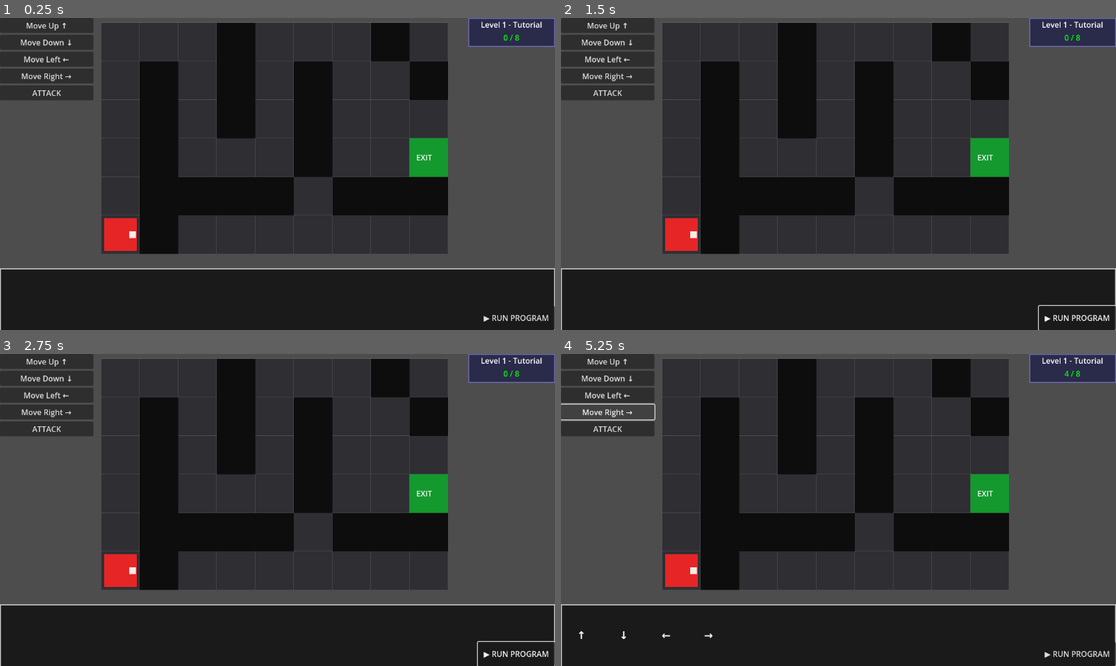
Above: before the commit, frames 1-4 (two rows, left to right).
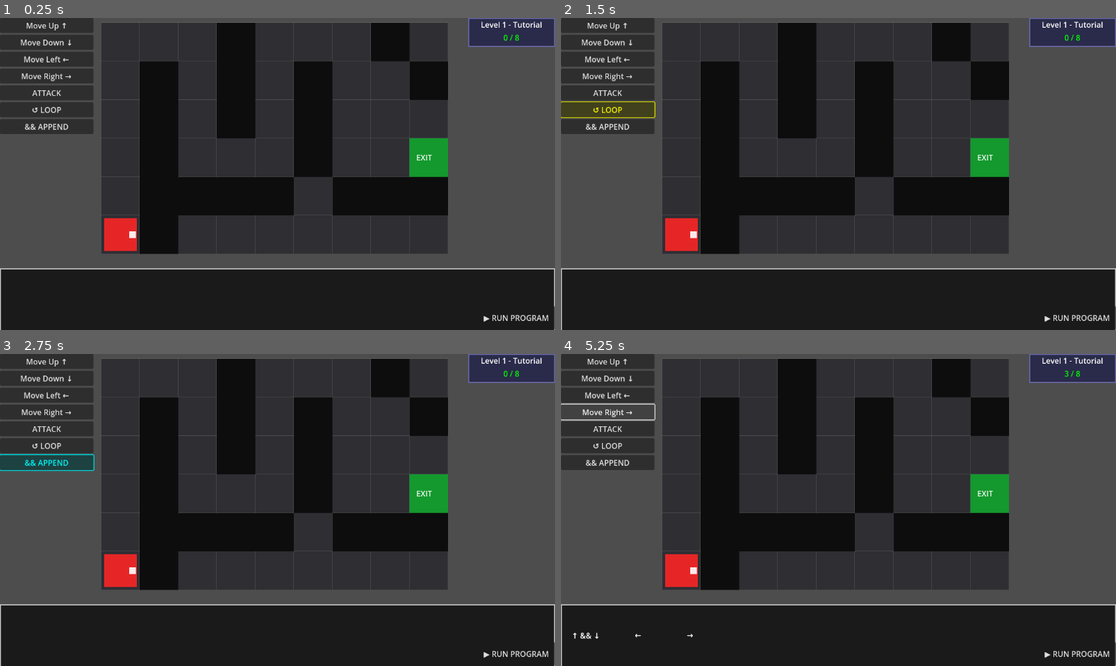
Above: after the commit, the same moments.

Repository: ca-jtsb/machine-learning
Game: Godot game, scene res://scenes/main.tscn
Two runs of this game, one before a commit and one after it. Both use one fixed random seed, a clock stepped at 60 frames per second and the inputs below.
Inputs (mouse positions are in pixels of both pictures, inside the frame that each line leads up to):
- Up to frame 1 (0.25 s): no input
- Up to frame 2 (1.5 s): click "▶ RUN PROGRAM" at 0.5 s; click (605, 108) at 1.25 s, where only the run after the commit has a clickable "↺ LOOP"
- Up to frame 3 (2.75 s): click (44, 463) at 2 s, where only the run after the commit has a clickable "&& APPEND"
- Up to frame 4 (5.25 s): click "Move Up ↑" at 2.75 s; click "Move Down ↓" at 3.5 s; click "Move Left ←" at 4.25 s; click "Move Right →" at 5 s

The runs differ from the first frame. In frame 1, 1.6% of the frame differs, in the area x 0-17%, y 26-38%; in frame 2, 1.7%; in frame 3, 1.8%, in the area x 0-100%, y 26-100%; in frame 4, 1.7%.

Commit message:
Added Loop Attack + Operational Append mechanic and updated Level 3 layout

Diff:
--- a/levels/level_3.tres
+++ b/levels/level_3.tres
@@ -13,7 +13,7 @@
 	Vector2i(1, 0), Vector2i(6, 0), Vector2i(7, 0), Vector2i(8, 0),
 	Vector2i(1, 1), Vector2i(3, 1),
 	Vector2i(1, 2), Vector2i(2, 2), Vector2i(3, 2), Vector2i(4, 2), Vector2i(5, 2), Vector2i(7, 2), Vector2i(8, 2),
-	Vector2i(1, 3), Vector2i(5, 3), Vector2i(8, 3)
+	Vector2i(1, 3), Vector2i(5, 3), Vector2i(8, 3),
 	Vector2i(0, 4), Vector2i(1, 4), Vector2i(3, 4),
 	Vector2i(1, 5), Vector2i(3, 5), Vector2i(4, 5), Vector2i(5, 5), Vector2i(6, 5), Vector2i(7, 5), Vector2i(8, 5)
 ]
--- a/scenes/main.tscn
+++ b/scenes/main.tscn
@@ -63,6 +63,14 @@
 layout_mode = 2
 text = "ATTACK"
 
+[node name="LoopButton" type="Button" parent="UI/CommandPalette"]
+layout_mode = 2
+text = "↺ LOOP"
+
+[node name="AppendButton" type="Button" parent="UI/CommandPalette"]
+layout_mode = 2
+text = "&& APPEND"
+
 [node name="WorkspacePanel" type="PanelContainer" parent="UI"]
 anchors_preset = 15
 anchor_right = 1.0
--- a/scripts/command_block.gd
+++ b/scripts/command_block.gd
@@ -6,30 +6,77 @@
 	MOVE_DOWN,
 	MOVE_LEFT,
 	MOVE_RIGHT,
-	ATTACK
+	ATTACK,
+	LOOP,    # runs loop_action x3, counts as 1 turn
+	APPEND   # runs first_action then second_action, counts as 1 turn
 }
 
-var command_type : CommandType = CommandType.MOVE_UP
+var command_type  : CommandType = CommandType.MOVE_UP
+var loop_action   : CommandType = CommandType.MOVE_UP
+var first_action  : CommandType = CommandType.MOVE_UP
+var second_action : CommandType = CommandType.MOVE_RIGHT
 
 func _init(cmd_type: CommandType = CommandType.MOVE_UP) -> void:
 	command_type        = cmd_type
-	custom_minimum_size = Vector2(80, 40)
+	custom_minimum_size = Vector2(100, 40)
 
 func _ready() -> void:
+	_update_label()
+	add_theme_color_override("font_color", Color.WHITE)
+	add_theme_font_size_override("font_size", 16)
+
+func _update_label() -> void:
 	match command_type:
 		CommandType.MOVE_UP:    text = "↑"
 		CommandType.MOVE_DOWN:  text = "↓"
 		CommandType.MOVE_LEFT:  text = "←"
 		CommandType.MOVE_RIGHT: text = "→"
 		CommandType.ATTACK:     text = "⚔"
-	add_theme_color_override("font_color", Color.WHITE)
-	add_theme_font_size_override("font_size", 22)
+		CommandType.LOOP:
+			text = "↺ %s ×3" % _symbol(loop_action)
+			add_theme_color_override("font_color", Color(1.0, 0.85, 0.2))
+		CommandType.APPEND:
+			text = "%s && %s" % [_symbol(first_action), _symbol(second_action)]
+			add_theme_color_override("font_color", Color(0.4, 0.9, 1.0))
 
-# Node instead of Robot type — avoids dependency on class_name
-func execute(robot: Node) -> void:
+func _symbol(t: CommandType) -> String:
+	match t:
+		CommandType.MOVE_UP:    return "↑"
+		CommandType.MOVE_DOWN:  return "↓"
+		CommandType.MOVE_LEFT:  return "←"
+		CommandType.MOVE_RIGHT: return "→"
+		CommandType.ATTACK:     return "⚔"
+	return "?"
+
+# ── Execution ──────────────────────────────────────────────────────────────────
+# Basic commands call the public robot methods which emit action_completed.
+# LOOP and APPEND call the _silent versions so sub-actions don't fire the signal,
+# then emit action_completed exactly once at the end.
+func execute(robot: Robot) -> void:
 	match command_type:
 		CommandType.MOVE_UP:    await robot.move_up()
 		CommandType.MOVE_DOWN:  await robot.move_down()
 		CommandType.MOVE_LEFT:  await robot.move_left()
 		CommandType.MOVE_RIGHT: await robot.move_right()
 		CommandType.ATTACK:     await robot.attack()
+
+		CommandType.LOOP:
+			# Run the sub-action 3 times silently, then signal once
+			for _i in 3:
+				await _run_silent(robot, loop_action)
+			robot.action_completed.emit()
+
+		CommandType.APPEND:
+			# Run both sub-actions silently, then signal once
+			await _run_silent(robot, first_action)
+			await _run_silent(robot, second_action)
+			robot.action_completed.emit()
+
+## Calls the silent (no-signal) version of each robot action.
+func _run_silent(robot: Robot, t: CommandType) -> void:
+	match t:
+		CommandType.MOVE_UP:    await robot.move_up_silent()
+		CommandType.MOVE_DOWN:  await robot.move_down_silent()
+		CommandType.MOVE_LEFT:  await robot.move_left_silent()
+		CommandType.MOVE_RIGHT: await robot.move_right_silent()
+		CommandType.ATTACK:     await robot.attack_silent()
--- a/scripts/main.gd
+++ b/scripts/main.gd
@@ -12,6 +12,8 @@
 @onready var btn_left   : Button = $UI/CommandPalette/LeftButton
 @onready var btn_right  : Button = $UI/CommandPalette/RightButton
 @onready var btn_attack : Button = $UI/CommandPalette/AttackButton
+@onready var btn_loop   : Button = $UI/CommandPalette/LoopButton    # add in editor
+@onready var btn_append : Button = $UI/CommandPalette/AppendButton  # add in editor
 
 @export var levels : Array[String] = [
 	"res://levels/level_1.tres",
@@ -25,18 +27,27 @@
 var current_command_index : int  = 0
 var total_actions_taken   : int  = 0
 var max_actions           : int  = 8
-var _level_complete       : bool = false  # set true only when portal reached
+var _level_complete       : bool = false
+
+# ── Pending modifier state ─────────────────────────────────────────────────────
+enum PendingMode { NONE, LOOP, APPEND_FIRST, APPEND_SECOND }
+var _pending_mode        : PendingMode = PendingMode.NONE
+var _pending_first_action : CommandBlock.CommandType = CommandBlock.CommandType.MOVE_UP
 
 func _ready() -> void:
-	# Remove leftover Sprite2D from Robot if present
 	var spr = robot.get_node_or_null("Sprite2D")
 	if spr: spr.queue_free()
 
-	btn_up.pressed.connect(func():     _add_cmd(CommandBlock.CommandType.MOVE_UP))
-	btn_down.pressed.connect(func():   _add_cmd(CommandBlock.CommandType.MOVE_DOWN))
-	btn_left.pressed.connect(func():   _add_cmd(CommandBlock.CommandType.MOVE_LEFT))
-	btn_right.pressed.connect(func():  _add_cmd(CommandBlock.CommandType.MOVE_RIGHT))
-	btn_attack.pressed.connect(func(): _add_cmd(CommandBlock.CommandType.ATTACK))
+	# Basic commands
+	btn_up.pressed.connect(func():     _on_basic_pressed(CommandBlock.CommandType.MOVE_UP))
+	btn_down.pressed.connect(func():   _on_basic_pressed(CommandBlock.CommandType.MOVE_DOWN))
+	btn_left.pressed.connect(func():   _on_basic_pressed(CommandBlock.CommandType.MOVE_LEFT))
+	btn_right.pressed.connect(func():  _on_basic_pressed(CommandBlock.CommandType.MOVE_RIGHT))
+	btn_attack.pressed.connect(func(): _on_basic_pressed(CommandBlock.CommandType.ATTACK))
+
+	# Modifier buttons
+	btn_loop.pressed.connect(_on_loop_pressed)
+	btn_append.pressed.connect(_on_append_pressed)
 
 	run_button.pressed.connect(_on_run_pressed)
 	robot.action_completed.connect(_on_action_completed)
@@ -45,6 +56,83 @@
 
 	_load_level(current_level_index)
 
+# ── Modifier button handlers ───────────────────────────────────────────────────
+
+## LOOP button pressed — wait for the user to pick an action next
+func _on_loop_pressed() -> void:
+	if is_executing: return
+	_pending_mode = PendingMode.LOOP
+	_set_palette_hint("Pick action to loop ×3…")
+
+## APPEND (&&) button pressed — wait for first action
+func _on_append_pressed() -> void:
+	if is_executing: return
+	_pending_mode = PendingMode.APPEND_FIRST
+	_set_palette_hint("Pick FIRST action…")
+
+## Any basic command button pressed — routes through pending state machine
+func _on_basic_pressed(cmd_type: CommandBlock.CommandType) -> void:
+	if is_executing: return
+
+	match _pending_mode:
+		PendingMode.NONE:
+			# Normal add
+			_add_basic_cmd(cmd_type)
+
+		PendingMode.LOOP:
+			# Create a LOOP block with this action
+			var block := CommandBlock.new(CommandBlock.CommandType.LOOP)
+			block.loop_action = cmd_type
+			_finalise_block(block)
+			_pending_mode = PendingMode.NONE
+			_clear_palette_hint()
+
+		PendingMode.APPEND_FIRST:
+			# Store first action, wait for second
+			_pending_first_action = cmd_type
+			_pending_mode         = PendingMode.APPEND_SECOND
+			_set_palette_hint("Pick SECOND action…")
+
+		PendingMode.APPEND_SECOND:
+			# Create an APPEND block with both actions
+			var block := CommandBlock.new(CommandBlock.CommandType.APPEND)
+			block.first_action  = _pending_first_action
+			block.second_action = cmd_type
+			_finalise_block(block)
+			_pending_mode = PendingMode.NONE
+			_clear_palette_hint()
+
+## Finalise any CommandBlock and add it to the workspace
+func _finalise_block(block: CommandBlock) -> void:
+	if command_blocks.size() >= max_actions:
+		block.queue_free()
+		_flash_error()
+		return
+	workspace.add_child(block)
+	command_blocks.append(block)
+	block.gui_input.connect(func(event: InputEvent):
+		if event is InputEventMouseButton and event.button_index == MOUSE_BUTTON_RIGHT and event.pressed:
+			_remove_cmd(block))
+	_update_counter()
+
+func _add_basic_cmd(cmd_type: CommandBlock.CommandType) -> void:
+	var block := CommandBlock.new(cmd_type)
+	_finalise_block(block)
+
+# ── Palette hint label (optional — shown if you have a HintLabel node) ─────────
+func _set_palette_hint(msg: String) -> void:
+	var lbl = get_node_or_null("UI/CommandPalette/HintLabel")
+	if lbl: lbl.text = msg
+	# Also highlight the modifier buttons so the player knows a mode is active
+	btn_loop.modulate   = Color.YELLOW if _pending_mode == PendingMode.LOOP else Color.WHITE
+	btn_append.modulate = Color.CYAN   if _pending_mode in [PendingMode.APPEND_FIRST, PendingMode.APPEND_SECOND] else Color.WHITE
+
+func _clear_palette_hint() -> void:
+	var lbl = get_node_or_null("UI/CommandPalette/HintLabel")
+	if lbl: lbl.text = ""
+	btn_loop.modulate   = Color.WHITE
+	btn_append.modulate = Color.WHITE
+
 # ── Level loading ──────────────────────────────────────────────────────────────
 func _load_level(index: int) -> void:
 	if index >= levels.size():
@@ -54,34 +142,24 @@
 	if data == null:
 		push_error("Could not load: " + levels[index])
 		return
-	max_actions      = data.action_limit
-	_level_complete  = false
+	max_actions     = data.action_limit
+	_level_complete = false
 	block_manager.load_level(data)
 	robot.reset_to(data.player_start)
 	_clear_commands()
+	_pending_mode         = PendingMode.NONE
 	total_actions_taken   = 0
 	current_command_index = 0
 	is_executing          = false
 	run_button.disabled   = false
 	if title_label: title_label.text = data.level_name
 	_update_counter()
+	_clear_palette_hint()
 
 func _reload_current_level() -> void:
 	_load_level(current_level_index)
 
 # ── Commands ───────────────────────────────────────────────────────────────────
-func _add_cmd(cmd_type: CommandBlock.CommandType) -> void:
-	if command_blocks.size() >= max_actions:
-		_flash_error()
-		return
-	var block := CommandBlock.new(cmd_type)
-	workspace.add_child(block)
-	command_blocks.append(block)
-	block.gui_input.connect(func(event: InputEvent):
-		if event is InputEventMouseButton and event.button_index == MOUSE_BUTTON_RIGHT and event.pressed:
-			_remove_cmd(block))
-	_update_counter()
-
 func _remove_cmd(block: CommandBlock) -> void:
 	command_blocks.erase(block)
 	workspace.remove_child(block)
@@ -96,6 +174,9 @@
 # ── Execution ──────────────────────────────────────────────────────────────────
 func _on_run_pressed() -> void:
 	if is_executing or command_blocks.is_empty(): return
+	# Cancel any pending modifier
+	_pending_mode = PendingMode.NONE
+	_clear_palette_hint()
 	is_executing          = true
 	_level_complete       = false
 	current_command_index = 0
@@ -119,16 +200,12 @@
 	await get_tree().create_timer(0.15).timeout
 	_execute_next()
 
-## Called when all commands have been executed.
 func _on_program_finished() -> void:
 	is_executing = false
 	_clear_highlights()
-
 	if _level_complete:
-		# Portal was reached — already handled by _on_level_complete
-		return
-
-	# Robot ran out of commands without reaching the exit — reset
+		return
+	# Failed — didn't reach exit
 	_show_failure_flash()
 	await get_tree().create_timer(1.0).timeout
 	_reload_current_level()
@@ -145,18 +222,13 @@
 func _show_win_screen() -> void:
 	print("ALL LEVELS COMPLETE!")
 
-# ── Failure flash ──────────────────────────────────────────────────────────────
 func _show_failure_flash() -> void:
-	# Flash the action counter red to signal failure
 	if count_label:
 		count_label.add_theme_color_override("font_color", Color.RED)
 		count_label.text = "RESET!"
-	# Briefly flash each command block red
-	for cmd in command_blocks:
-		cmd.modulate = Color.RED
+	for cmd in command_blocks: cmd.modulate = Color.RED
 	await get_tree().create_timer(0.4).timeout
-	for cmd in command_blocks:
-		cmd.modulate = Color.WHITE
+	for cmd in command_blocks: cmd.modulate = Color.WHITE
 
 # ── UI helpers ─────────────────────────────────────────────────────────────────
 func _highlight(cmd: CommandBlock) -> void:
--- a/scripts/robot.gd
+++ b/scripts/robot.gd
@@ -33,7 +33,6 @@
 	_body_rect.position = Vector2(6, 6)
 	_body_rect.color    = Color(0.9, 0.15, 0.15)
 	add_child(_body_rect)
-
 	_dir_indicator          = ColorRect.new()
 	_dir_indicator.size     = Vector2(14, 14)
 	_dir_indicator.color    = Color(1, 1, 1, 0.9)
@@ -57,22 +56,26 @@
 			position  = target_position
 			is_moving = false
 
-func move_up()    -> void: await _slide(Direction.UP)
-func move_down()  -> void: await _slide(Direction.DOWN)
-func move_left()  -> void: await _slide(Direction.LEFT)
-func move_right() -> void: await _slide(Direction.RIGHT)
+# ── Public API — these emit action_completed (used by basic commands) ──────────
+func move_up()    -> void: await _slide(Direction.UP);    action_completed.emit()
+func move_down()  -> void: await _slide(Direction.DOWN);  action_completed.emit()
+func move_left()  -> void: await _slide(Direction.LEFT);  action_completed.emit()
+func move_right() -> void: await _slide(Direction.RIGHT); action_completed.emit()
+func attack()     -> void: await _do_attack();            action_completed.emit()
 
-func attack() -> void:
-	if block_manager:
-		var front : Vector2i = grid_position + _dir_to_offset(facing_dir)
-		await block_manager.on_robot_attack(front)
-	action_completed.emit()
+# ── Silent versions — used inside LOOP/APPEND, no signal emitted ───────────────
+func move_up_silent()    -> void: await _slide(Direction.UP)
+func move_down_silent()  -> void: await _slide(Direction.DOWN)
+func move_left_silent()  -> void: await _slide(Direction.LEFT)
+func move_right_silent() -> void: await _slide(Direction.RIGHT)
+func attack_silent()     -> void: await _do_attack()
 
 func reset_to(cell: Vector2i) -> void:
 	grid_position   = cell
 	position        = grid_to_world(cell)
 	target_position = position
 
+# ── Core movement (no signal) ──────────────────────────────────────────────────
 func _slide(dir: Direction) -> void:
 	if is_moving:
 		return
@@ -91,10 +94,14 @@
 		if block_manager:
 			var done : bool = block_manager.on_robot_enter(grid_position)
 			if done:
+				# Portal reached mid-compound — still need to surface this
 				action_completed.emit()
 				return
 
-	action_completed.emit()
+func _do_attack() -> void:
+	if block_manager:
+		var front : Vector2i = grid_position + _dir_to_offset(facing_dir)
+		await block_manager.on_robot_attack(front)
 
 func _wait_for_arrival() -> void:
 	while is_moving:
